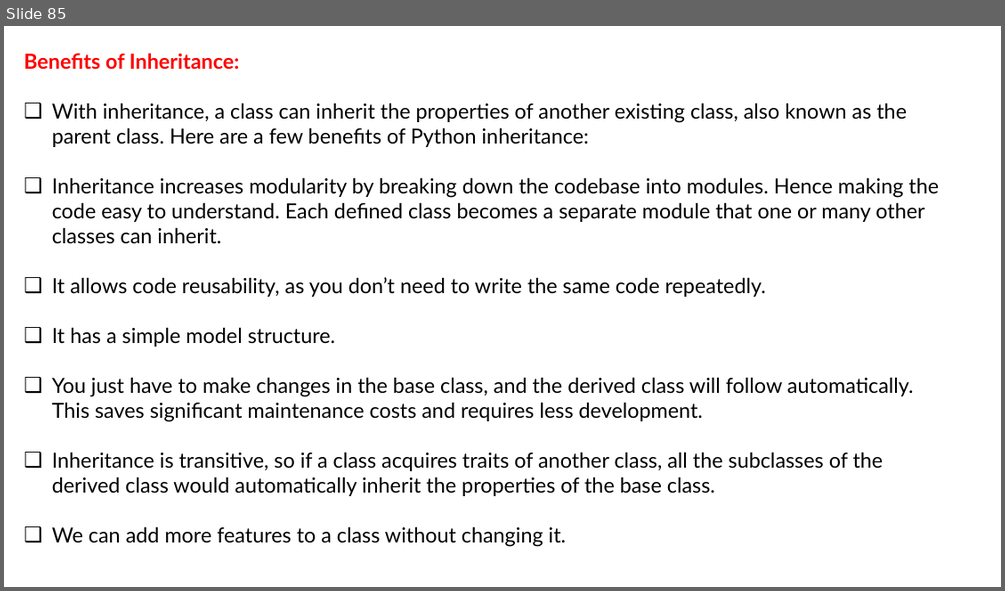
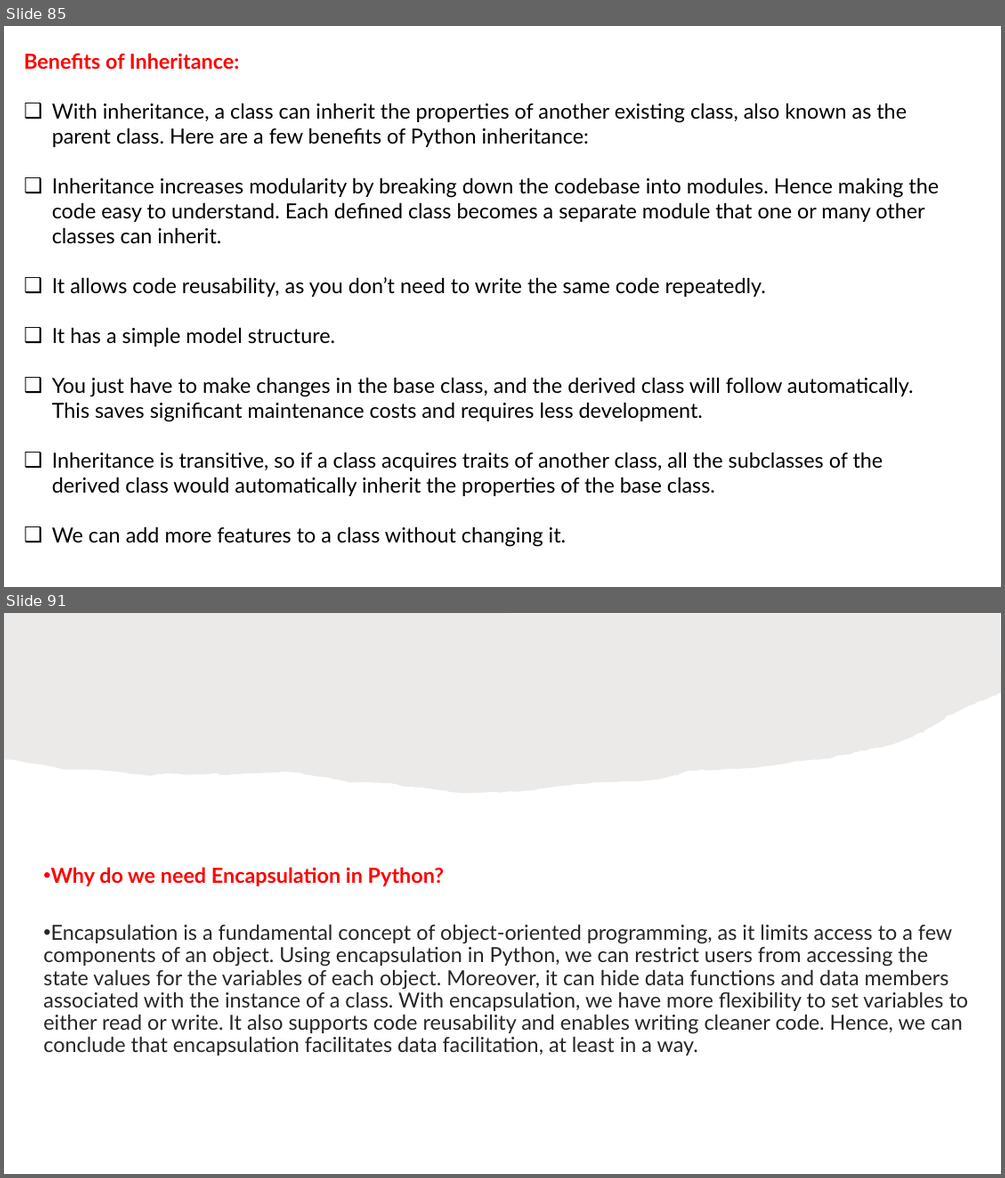
Before and after one commit to LokeshBachu/Python, a slide deck: PythonOOPS.pptx. Shown one above the other, each under a label of ours: slide 85 before the commit, slides 85 and 91 after it; the slides between them are not shown. The pictures are 1005x591 and 1005x1178 pixels, drawn with LibreOffice and Linux fonts; fonts in the diff are those of the drawing. Boxes give left, top, right and bottom in pixels: in the first picture for what was removed or moved away, otherwise in the second. Text is boxed around its words. In the diff, an @@ line names an element or a change of style, - is before the commit and + after.

```diff
--- a/PythonOOPS.pptx
+++ b/PythonOOPS.pptx
@@ slide 91 added at [4,613,1001,1174], background #FFFFFF @@
@@ freeform shape added at [4,613,1001,793], fill #82766A at 15% opacity @@
@@ text added at [43,867,969,1055], 20 pt, text #262626 @@
+• Why do we need Encapsulation in Python?
+• Encapsulation is a fundamental concept of object-oriented programming, as it limits access to a few components of an object. Using encapsulation in Python, we can restrict users from accessing the state values for the variables of each object. Moreover, it can hide data functions and data members associated with the instance of a class. With encapsulation, we have more flexibility to set variables to either read or write. It also supports code reusability and enables writing cleaner code. Hence, we can conclude that encapsulation facilitates data facilitation, at least in a way.
```
Also in this commit, not shown: 1 slide changed, 164 other slides added.
